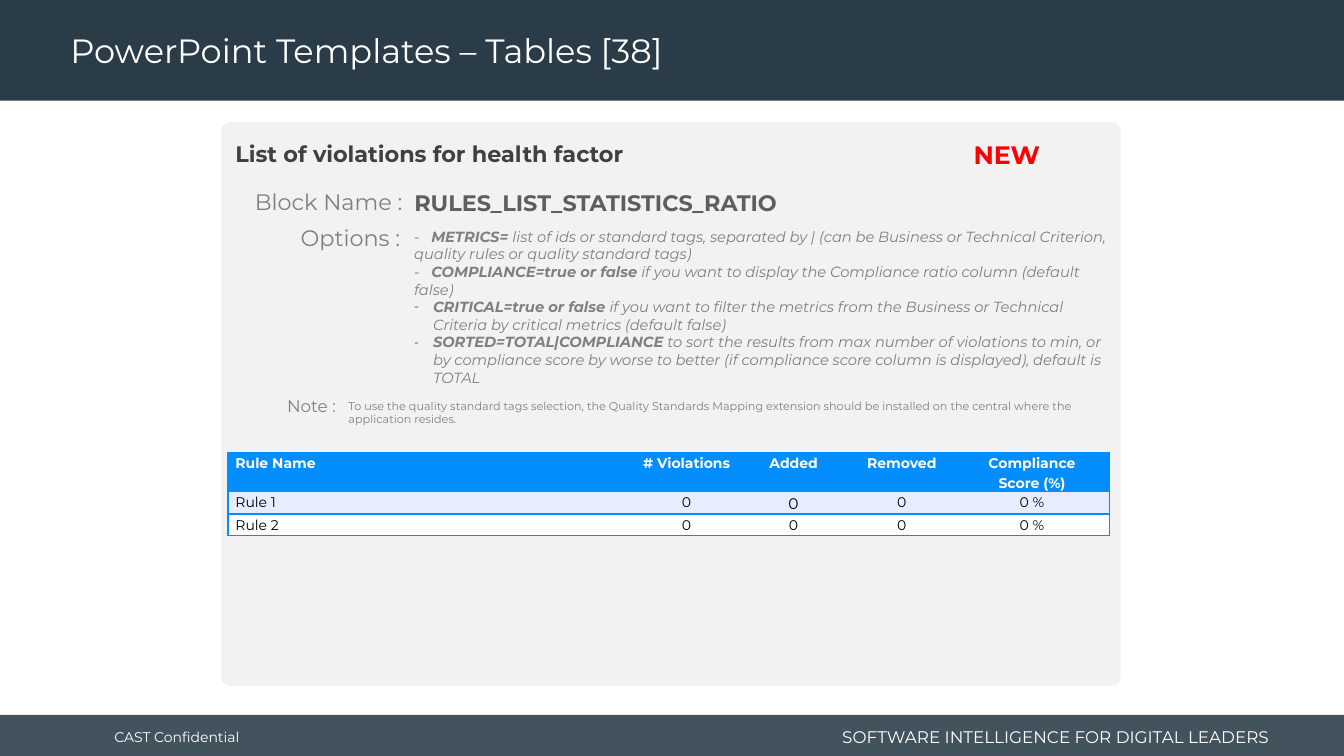
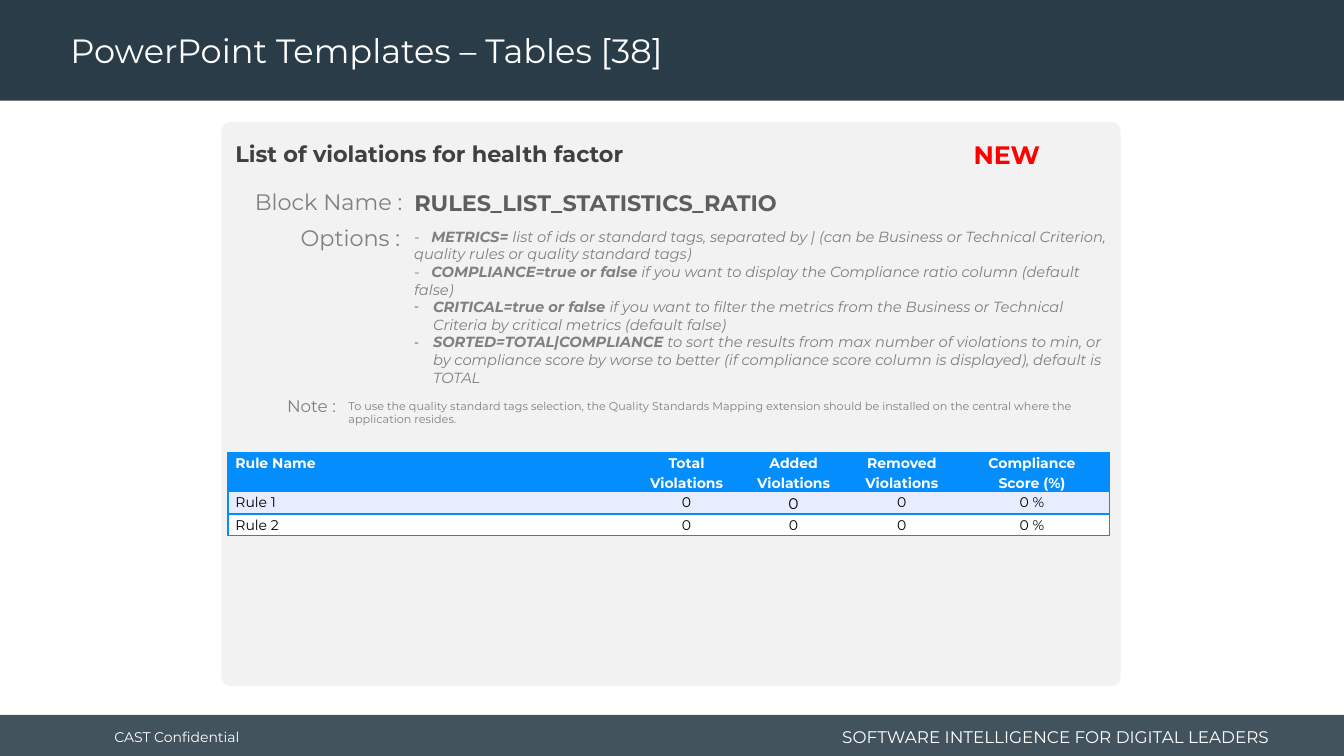
Before and after one commit to CAST-projects/ReportGenerator, a slide deck: slide 70 of CastReporting.Reporting/TemplatesFiles/1- Powerpoint-components-library.pptx. Drawn at 1344x756 pixels with LibreOffice and Linux fonts; fonts in the diff are those of the drawing; background and template pictures are left out. Boxes give left, top, right and bottom in pixels: in the first picture for what was removed or moved away, otherwise in the second. Text is boxed around its words. In the diff, an @@ line names an element or a change of style, - is before the commit and + after.

```diff
--- a/CastReporting.Reporting/TemplatesFiles/1- Powerpoint-components-library.pptx
+++ b/CastReporting.Reporting/TemplatesFiles/1- Powerpoint-components-library.pptx
@@ table at [228,453,1110,534] @@
-row 1: Rule Name | # Violations | Added | Removed | Compliance Score (%)
+row 1: Rule Name | Total Violations | Added Violations | Removed Violations | Compliance Score (%)
```
Also in this commit, not shown: 2 other files.
